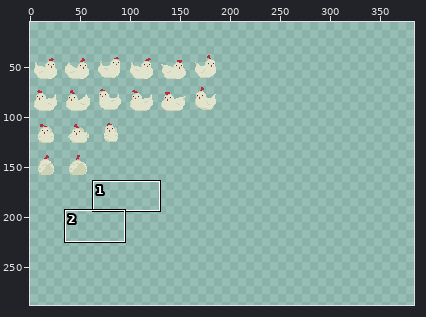
Edited in one commit: sprite sheet (img/chicken2.png). The picture above shows the old version from afar; the outline marks the close-up.
Close-up. Old version:
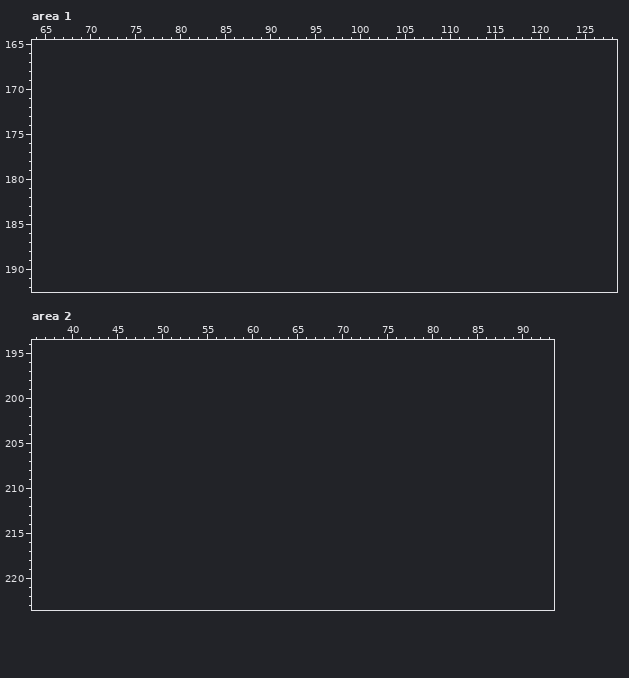
The file is 192x128 pixels. Shown: area 1: x 64..128, y 165..192; area 2: x 36..93, y 194..223. The old version is drawn lined up with the new one, on the new canvas. The wide view leaves out empty margins. The commit also changed other parts of the picture, which this record leaves out.
New version:
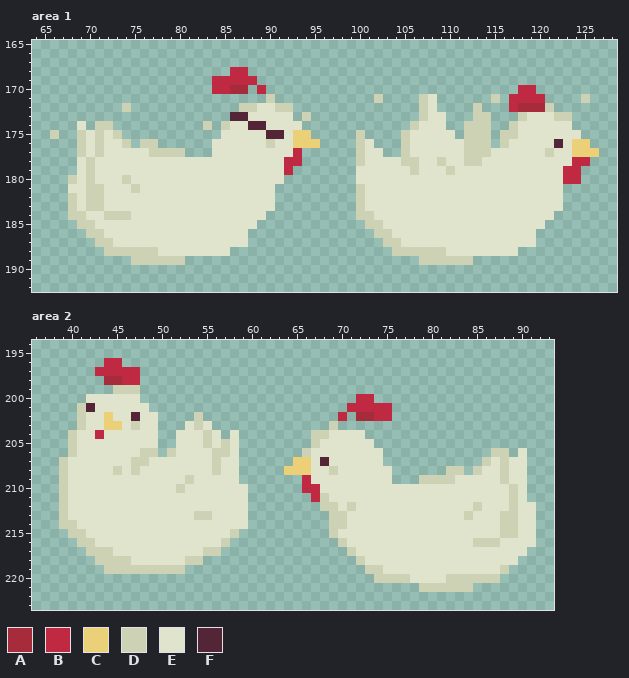
Palette (. is transparent): A #a62c3c  B #c02942  C #ecd078  D #ccd2b3  E #e0e4cc  F #542437
Edits made:
canvas 192x128 -> 384x288, the old top-left corner now at 0,32
Changed rows in their new state; - is an unchanged pixel.
Area 1:
first column x 66:
168 --------------------BB---------------------------------------
169 ------------------BBBBB--------------------------------------
170 ------------------BBAA-B----------------------------BB-------
171 ------------------------D-----------D----DE------D-BBBB----D-
172 --------D------------DDEEDD--------------DE----D---BAAAD-----
173 --------------------FFEEEEE-D------------DEE---DD---DEEEDD---
174 ---E-DD----------D-DEEFFEEEE------------DEEE--DDD--DEEEEEE---
175 D--DEDED-----------EEEEEFFECC-----D----DEEEEE-DDD-DDEEEEEEE--
176 ---DEDEED-DD------EEEEEEDEECCC----DE---DEEEEEEDDD-DEEEEEFECC-
177 ---DEDEEEEEDDDD---EEEEEEEEEB------DEE--DEEEEEEDDDEEEEEEDEECCC
178 ---EDEEEEEEEEEEEEEEEEEEEEEBB------DEEEEDDEEDEEDDEEEEEEEEEEBB-
179 ---EDEEEEEEEEEEEEEEEEEEEEEB-------EEEEEEDEEEDEEEEEEEEEEEEBB--
180 --DEDEEEDEEEEEEEEEEEEEEEEE--------EEEEEEEEEEEEEEEEEEEEEEEBB--
181 --EEDDEEEDEEEEEEEEEEEEEEE---------DEEEEEEEEEEEEEEEEEEEEEE----
182 --DEDDEEEEEEEEEEEEEEEEEEE---------DEEEEEEEEEEEEEEEEEEEEEE----
183 --DEDDEEEEEEEEEEEEEEEEEEE---------DEEEEEEEEEEEEEEEEEEEEEE----
184 --DDEEDDDEEEEEEEEEEEEEEE----------DDEEEEEEEEEEEEEEEEEEEE-----
185 ---DDEEEEEEEEEEEEEEEEEE------------DDEEEEEEEEEEEEEEEEEE------
186 ----DDEEEEEEEEEEEEEEEE--------------DDEEEEEEEEEEEEEEEE-------
187 -----DDEEEEEEEEEEEEEEE---------------DDEEEEEEEEEEEEEEE-------
188 ------DDDDDDEEEEEEEE------------------DDDDDDEEEEEEEE---------
189 ---------DDDDDD--------------------------DDDDDD--------------
Area 2:
first column x 39:
196 -----BB----------------------------------------------
197 ----BBBBB--------------------------------------------
198 -----AABB--------------------------------------------
199 ------DDD--------------------------------------------
200 ---EEEEEE------------------------BB------------------
201 --DFEEEEEE----------------------BBBBB----------------
202 --DEECEEFEE----D---------------B-AABB----------------
203 --DEECCEDEE---EDE-------------D----------------------
204 -DEEBEEEEEE--EEEDE-E--------DDEEEE-------------------
205 -DEEEEEEEEE--EEEDEDE--------DEEEEEE------------------
206 -DEEEEEEEDD-DEEEEDDE-------DEEEEEEEE------------DD-E-
207 DEEEEEEEDDEEEEEEEDEE------CCEFEEEEEE-----------DEDEE-
208 DEEEEEDEDEEEEEEEEDEE-----CCCEEDEEEEEE------DD-DEEDEE-
209 DEEEEEEEEEEEEEDEEEEE-------BEEEEEEEEE---DDDDEEEEEDEE-
210 DEEEEEEEEEEEEDEEEEEEE------BBEEEEEEEEEEEEEEEEEEEEEDE-
211 DEEEEEEEEEEEEEEEEEEEE-------BDEEEEEEEEEEEEEEEEEEEEDE-
212 DEEEEEEEEEEEEEEEEEEEE--------DDEDEEEEEEEEEEEEEDEEEDEE
213 DEEEEEEEEEEEEEEDDEEEE---------DDEEEEEEEEEEEEEDEEEDDEE
214 DDEEEEEEEEEEEEEEEEEEE---------DDEEEEEEEEEEEEEEEEEDDEE
215 -DDEEEEEEEEEEEEEEEED----------DEEEEEEEEEEEEEEEEEEDDEE
216 --DDEEEEEEEEEEEEEED------------DEEEEEEEEEEEEEEDDDEEEE
217 ---DDDEEEEEEEEEEDD--------------DEEEEEEEEEEEEEEEEEEE-
218 ----DDDDEEEEEEDD-----------------DEEEEEEEEEEEEEEEEE--
219 -----DDDDDDDDD--------------------DDEEEEEEEEEEEEED---
220 -----------------------------------DDDDEEEEDDDDDD----
221 ----------------------------------------DDDDDD-------
Changed places in both close-ups, as pixel boxes (x1, y1, x2, y2):
added: (50, 67, 320, 265)
added: (356, 85, 599, 265)
added: (59, 358, 248, 574)
added: (284, 394, 536, 592)
